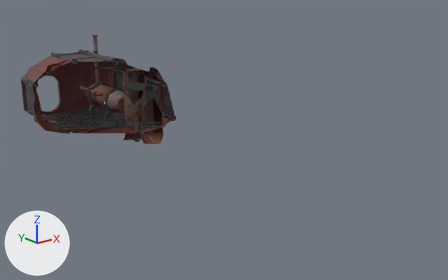
Two versions of the Blender file Blender/oxygenroom.blend, one commit apart.
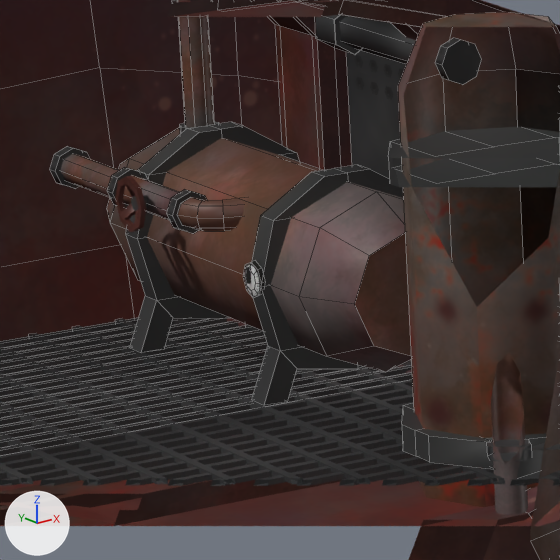
There are two pictures of each version: one whole from a camera (50 mm lens) standing at (-16.16, -19.57, 9.85) and looking at (1.44, 2.43, 1.05), one close up on the part from 16% to 32% of the width and 24% to 49% of the height. The lights are fixed; the arrows at lower left show +X, +Y and +Z. The older version's two pictures come first. The close-ups show mesh edges as thin lines. Everything nearer to the camera than a plane just in front of the edit is cut away.
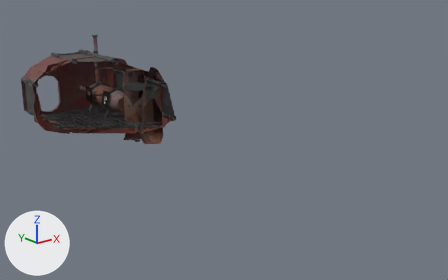
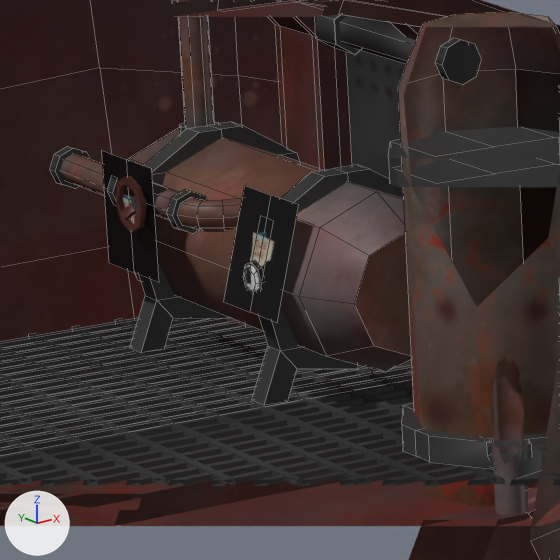
Patch to the scene script:
```diff
--- a/Blender/oxygenroom.blend.py
+++ b/Blender/oxygenroom.blend.py
@@ img_tlak_kyslik_png @@
+img_tlak_kyslik_png = load_image('tlak_kyslik.png', '../Models/Textures/tlak_kyslik.png', 4000, 4000, 'sRGB')
@@ mat_material @@
+mat_material = principled_material('Material')
+mat_material.texture = img_tlak_kyslik_png
@@ me_plane_001 @@
+me_plane_001.from_pydata(...)  # 6 vertices, 2 faces; spans x -1.82..0.1, y -0.38..1.55, z -0.94..0.23
+me_plane_001.materials.append(mat_material)  # picture img_tlak_kyslik_png
@@ ob_plane_001 @@
+ob_plane_001 = bpy.data.objects.new('Plane.001', me_plane_001)
+ob_plane_001.location = (0.733, 14.301, 0.888)
+ob_plane_001.rotation_euler = (1.815, -0.0958, -1.204)  # degrees (104, -5.5, -69)
+ob_plane_001.scale = (0.45, 0.45, 0.45)
@@ ob_plane @@
+ob_plane = bpy.data.objects.new('Plane', me_plane_001.copy())
+ob_plane.location = (0.844, 12.532, 0.888)
+ob_plane.rotation_euler = (1.571, 0.0, -1.192)  # degrees (90, 0, -68)
+ob_plane.scale = (0.45, 0.45, 0.45)
```

Location of each change, (x1, y1, x2, y2) in pixels of the close-ups (560 x 560 px):
'Plane', added
    after: (224, 186, 299, 323)
'Plane.001', added
    after: (102, 151, 159, 283)
